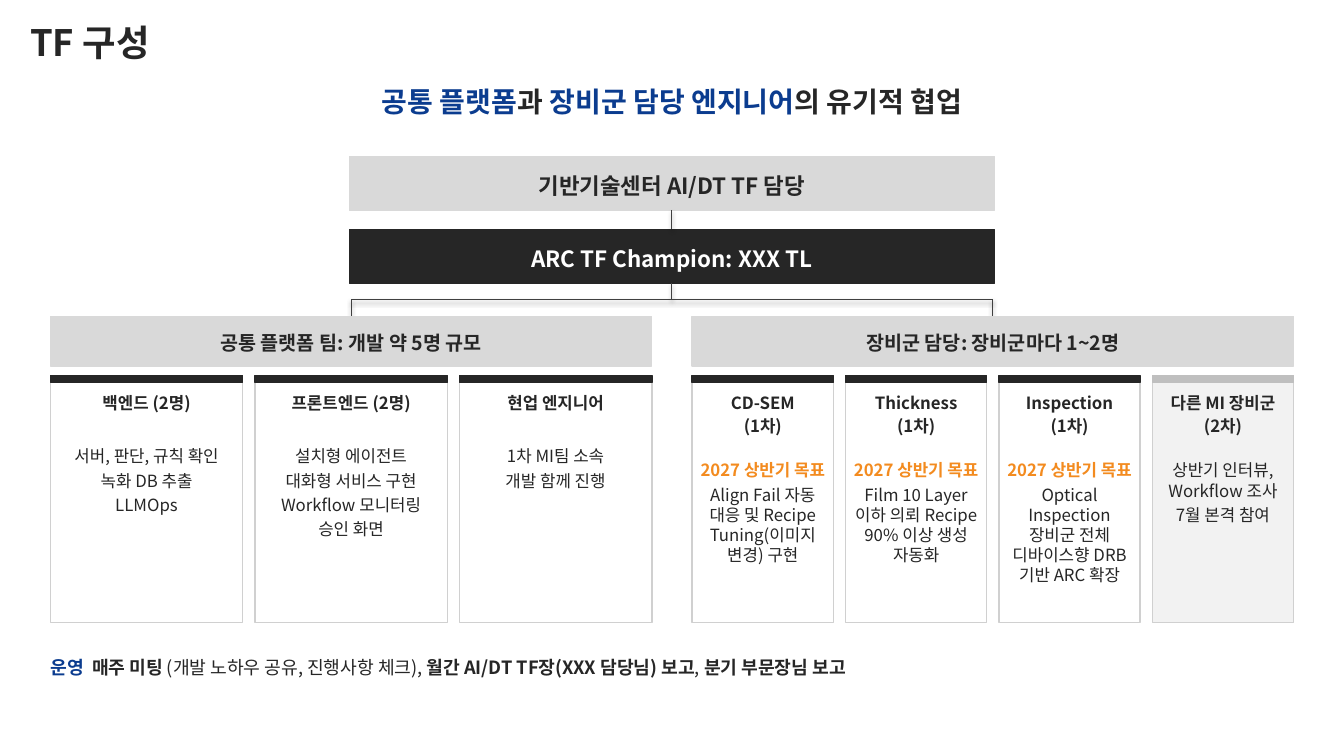
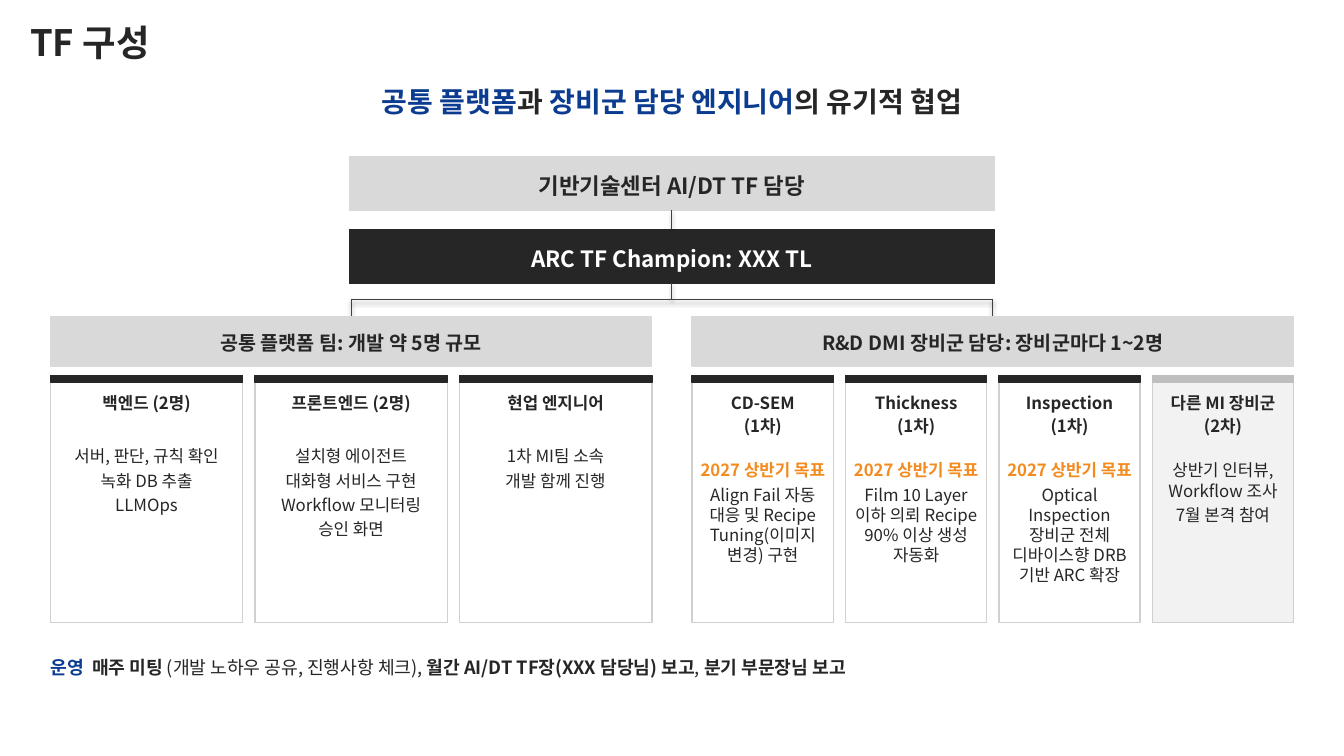
Before and after one commit to DarrenKoi/pm_notes, a slide deck: slide 5 of my-task/arc-tf/deliverables/arc-tf-exec-summary.pptx. Drawn at 1344x756 pixels with LibreOffice and Linux fonts; fonts in the diff are those of the drawing. Boxes give left, top, right and bottom in pixels: in the first picture for what was removed or moved away, otherwise in the second. Text is boxed around its words. In the diff, an @@ line names an element or a change of style, - is before the commit and + after.

```diff
--- a/my-task/arc-tf/deliverables/arc-tf-exec-summary.pptx
+++ b/my-task/arc-tf/deliverables/arc-tf-exec-summary.pptx
@@ text at box(822, 333, 1164, 352): text changed @@
-장비군 담당: 장비군마다 1~2명
+R&D DMI 장비군 담당: 장비군마다 1~2명
```
Also in this commit, not shown: 3 other slides changed, 2 slides added, 2 slides removed, 9 other files.
